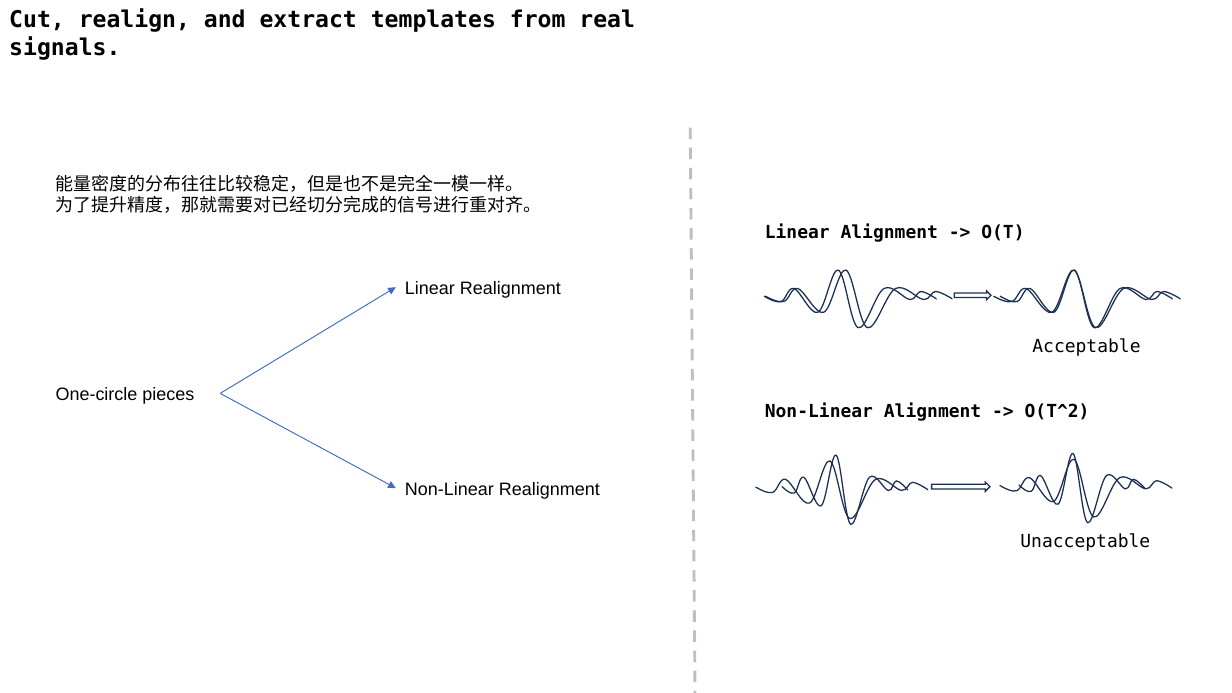
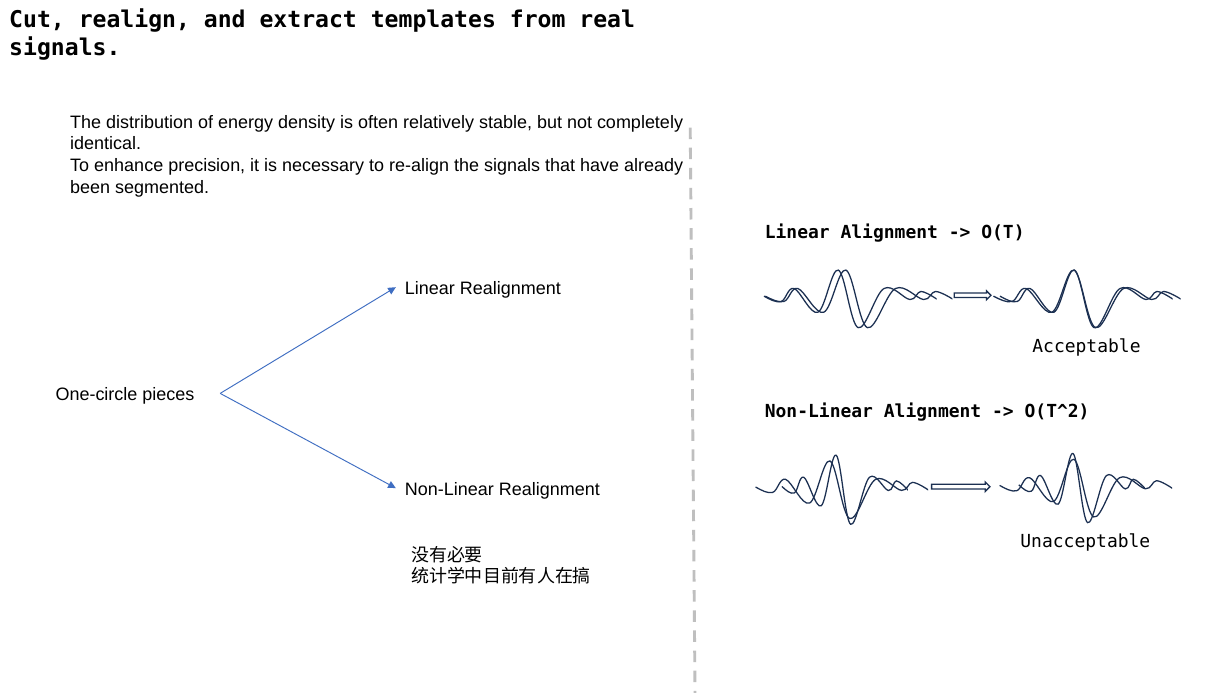
Before and after one commit to A-Big-Tortoise/Presentation, a slide deck: slide 14 of Presentation_1212_JiayuChen.pptx (slide 13 before the commit). Drawn at 1232x693 pixels with LibreOffice and Linux fonts; fonts in the diff are those of the drawing. Boxes give left, top, right and bottom in pixels: in the first picture for what was removed or moved away, otherwise in the second. Text is boxed around its words. In the diff, an @@ line names an element or a change of style, - is before the commit and + after.

```diff
--- a/Presentation_1212_JiayuChen.pptx
+++ b/Presentation_1212_JiayuChen.pptx
@@ text at (70,115,683,197): text changed @@
-能量密度的分布往往比较稳定，但是也不是完全一模一样。
-为了提升精度，那就需要对已经切分完成的信号进行重对齐。
+The distribution of energy density is often relatively stable, but not completely identical.
+To enhance precision, it is necessary to re-align the signals that have already been segmented.
@@ text added at (411,546,591,584), 14 pt, text #000000 @@
+没有必要
+统计学中目前有人在搞
```
Also in this commit, not shown: 8 other slides changed, 6 slides added, 5 slides removed.
